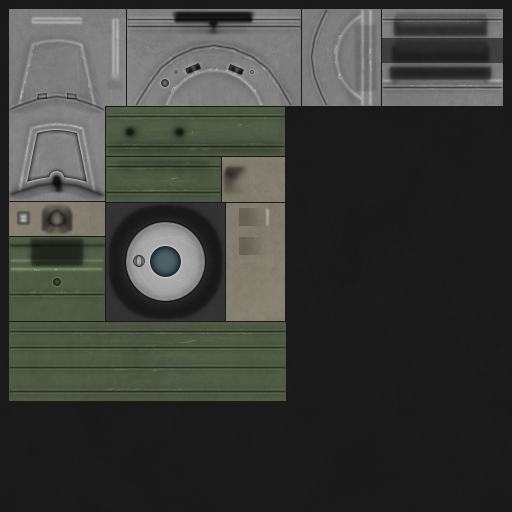
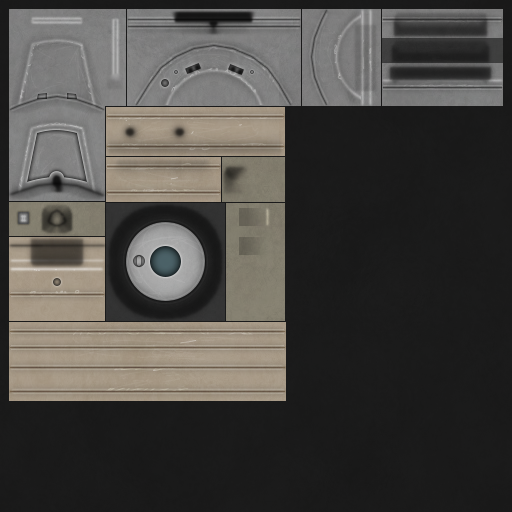
Layered file, before and after one edit (512 × 512). Changes by layer:
hid "green" over [9,107,286,401]
showed "cream", painted on it over [9,107,286,401]
